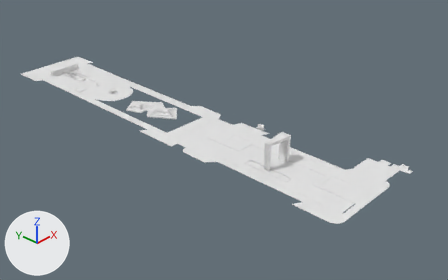
The Blender file Assets/praça das aguas/ciclovia.blend as it was, and as the next commit left it.
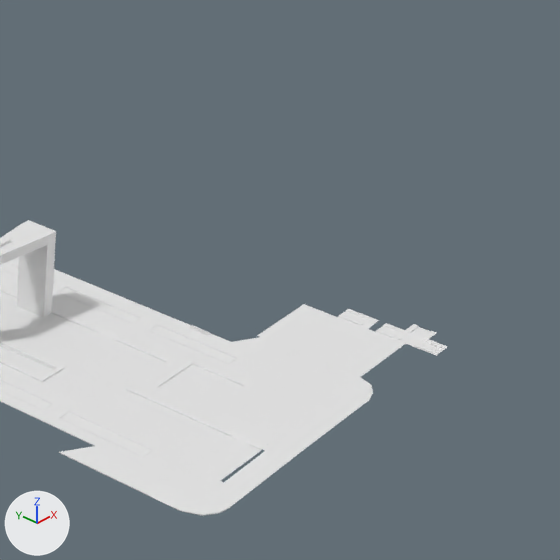
Each version appears first whole from a 50 mm lens placed at (-235.6, -313.9, 171.9), pointed at (17.8, -76.3, -11.7), and next in a close-up on the part from 61% to 100% of the width and 23% to 85% of the height. The lights are fixed; the arrows at lower left show +X, +Y and +Z. Materials are left out; every surface is plain grey.

The older version as bpy lines, for what is in view:
```python
me_cube = bpy.data.meshes.new('Cube')
me_cube.from_pydata(...)  # 8 vertices, 3 faces; spans x -19.5..15.5, y -10.8..32.5, z 18.9
me_cube.materials.append(mat_asfalto)
me_plane_007 = bpy.data.meshes.new('Plane.007')
me_plane_007.from_pydata(...)  # 40 vertices, 37 faces; spans x -8.6..7.9, y 3.0..9.0, z -0.5..16.0
me_plane_029 = bpy.data.meshes.new('Plane.029')
me_plane_029.from_pydata(...)  # 143 vertices, 120 faces; spans x 0.0..3.83, y 0.0..6.0, z 0.0..0.19
# faces by material slot: [101, 12, 7]
me_plane_029.materials.append(mat_material_004)
me_plane_029.materials.append(mat_calcada)
me_plane_029.materials.append(mat_gr_ama)
me_plane_032 = bpy.data.meshes.new('Plane.032')
me_plane_032.from_pydata(...)  # 207 vertices, 191 faces; spans x 0.0..7.0, y 0.0..5.79, z 0.0..0.19
# faces by material slot: [135, 20, 8, 4, 18, 6]
me_plane_032.materials.append(mat_material_005)
me_plane_032.materials.append(mat_calcada_001)
me_plane_032.materials.append(mat_gr_ama_001)
me_plane_032.materials.append(mat_material_004)
me_plane_032.materials.append(mat_material_009)
me_plane_032.materials.append(mat_calcada_004)
ob_cube_001 = bpy.data.objects.new('Cube.001', me_cube)
ob_cube_001.location = (34.4, -180.1, -8.0)
ob_cube_001.scale = (0.428, 0.456, 0.428)
ob_plane_006 = bpy.data.objects.new('Plane.006', me_plane_029)
ob_plane_006.location = (41.0, -177.8, 0.1)
ob_plane_006.scale = (0.945, 1.0, 1.0)
ob_plane_007 = bpy.data.objects.new('Plane.007', me_plane_032)
ob_plane_007.location = (41.0, -185.0, 0.1)
ob_plane_007.scale = (0.945, 1.0, 1.0)
_m = ob_plane_007.modifiers.new('Mirror', 'MIRROR')
_m.use_axis = (False, True, False)
ob_portal_do_milenium = bpy.data.objects.new('portal do milenium', me_plane_007)
ob_portal_do_milenium.location = (0.5, -137.9, 0.0)
# also in view: 'jardim.007' at (-15.9, -164.5, 0.0); 'chaoFinal' at (0.5, -50.0, -0.2); 'piscina agua' at (-7.7, -132.9, -0.1); 'jardim.001' at (16.1, -139.4, 0.2); 'grama.001' at (5.8, -132.7, 0.0)
```
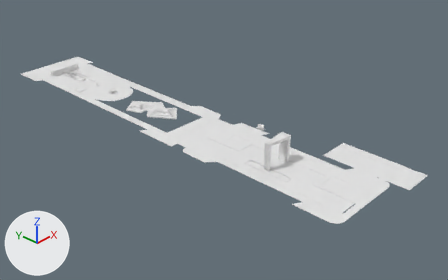
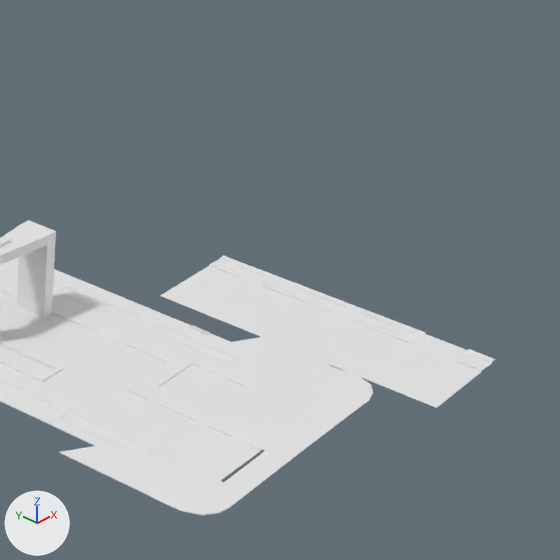
Where the change shows, as pixel boxes [x1, y1, x2, y2] in the close-ups (560 x 560 px):
'Cube.001', reshaped, moved, rescaled (7% narrower): before [257, 304, 405, 377]; after [247, 299, 384, 368]
'Cube.002', added: after [339, 335, 481, 408]
'Cube.003', added: after [160, 266, 293, 331]
'Plane.007', reshaped, moved, rescaled, modifiers changed (39% wider, 32% taller): before [376, 323, 447, 356]; after [209, 255, 308, 299]
'Plane.008', added: after [385, 323, 496, 372]
'Plane.006', reshaped, moved (152% wider, 129% taller): before [338, 309, 379, 329]; after [294, 288, 399, 335]
part 2 of me_cube, added: after [247, 299, 384, 368]

Edits to the bpy script that builds the scene:
```text
Change me_plane_029:
    used by ob_plane_006; location = (41.0, -177.8, 0.1); scale = (0.945, 1.0, 1.0)
    remove me_plane_029.from_pydata(...)  # 143 vertices, 120 faces; spans x 0.0..3.83, y 0.0..6.0, z 0.0..0.19
    add me_plane_029.from_pydata(...)  # 269 vertices, 240 faces; spans x 0.0..5.0, y -8.93..8.93, z 0.0..0.27
    me_plane_029 part 1: 142 vertices removed from x 0.0..3.83, y 0.0..6.0, z 0.0..0.19; 268 vertices added at x 0.0..5.0, y -8.93..8.93, z 0.0..0.27
Change me_cube:
    where me_cube.from_pydata(...)  # 8 vertices, 3 faces; spans x -19.5..15.5, y -10.8..32.5, z 18.9
    used by ob_cube_001; location = (34.4, -180.1, -8.0); scale = (0.428, 0.456, 0.428)
    verts and faces of me_cube; kept vertices keep their numbers, new ones are numbered from 8
    me_cube part 2
    add verts[8] = (0.0, -8.9, 0.0)  # pixel (338, 368)
    add verts[9] = (0.0, 9.0, 0.0)  # pixel (246, 330)
    add verts[10] = (0.0, 0.1, 0.0)  # pixel (291, 349)
    add for new, old in zip([11, 12, 13], [8, 9, 10]): verts[new] = verts[old] + (7.5, 0.0, 0.0)
    add for new, old in zip([14, 15, 16], [11, 12, 13]): verts[new] = verts[old] + (7.5, 0.0, 0.0)
    add faces += [(8, 11, 13, 10), (11, 14, 16, 13), (9, 10, 13, 12), (12, 13, 16, 15)]
Change me_plane_032:
    used by ob_plane_007; location = (41.0, -185.0, 0.1); scale = (0.945, 1.0, 1.0)
    remove me_plane_032.from_pydata(...)  # 207 vertices, 191 faces; spans x 0.0..7.0, y 0.0..5.79, z 0.0..0.19
    add me_plane_032.from_pydata(...)  # 269 vertices, 240 faces; spans x 0.0..5.0, y -8.93..8.93, z 0.0..0.27
    me_plane_032 part 3: 206 vertices removed from x 0.0..7.0, y 0.0..5.79, z 0.0..0.19; 268 vertices added at x 0.0..5.0, y -8.93..8.93, z 0.0..0.27
Add me_cube_008:
    me_cube_008.from_pydata([(0.0, -8.9, 0.0), (15.0, -8.9, 0.0), (7.5, -8.9, 0.0), (0.0, 9.0, 0.0), (15.0, 9.0, 0.0), (0.0, 0.1, 0.0), (15.0, 0.1, 0.0), (7.5, 9.0, 0.0), (7.5, 0.1, 0.0)], [], [(8, 5, 0, 2), (8, 2, 1, 6), (8, 7, 3, 5), (4, 7, 8, 6)])
Add me_cube_003:
    me_cube_003.from_pydata([(0.0, -8.9, 0.0), (15.0, -8.9, 0.0), (7.5, -8.9, 0.0), (0.0, 9.0, 0.0), (15.0, 9.0, 0.0), (0.0, 0.1, 0.0), (15.0, 0.1, 0.0), (7.5, 9.0, 0.0), (7.5, 0.1, 0.0)], [], [(8, 5, 0, 2), (8, 2, 1, 6), (8, 7, 3, 5), (4, 7, 8, 6)])
Add me_plane_031:
    me_plane_031.from_pydata(...)  # 318 vertices, 296 faces; spans x -5.0..0.0, y -8.9..8.9, z 0.0..0.3
Change ob_plane_006:
    ob_plane_006.location: (41.0, -177.8, 0.1) -> (41.2, -171.9, 0.1)
Change ob_cube_001:
    ob_cube_001.scale: (0.428, 0.456, 0.428) -> (1.0, 1.0, 1.0)
    ob_cube_001.location: (34.4, -180.1, -8.0) -> (26.2, -172.0, 0.1)
Change ob_plane_007:
    ob_plane_007.scale: (0.945, 1.0, 1.0) -> (1.0, 1.0, 1.0)
    remove _m = ob_plane_007.modifiers.new('Mirror', 'MIRROR')
    remove _m.use_axis = (False, True, False)
    ob_plane_007.location: (41.0, -185.0, 0.1) -> (41.2, -154.0, 0.1)
Add ob_cube_003:
    ob_cube_003 = bpy.data.objects.new('Cube.003', me_cube_008)
    ob_cube_003.location = (26.2, -154.1, 0.1)
Add ob_cube_002:
    ob_cube_002 = bpy.data.objects.new('Cube.002', me_cube_003)
    ob_cube_002.location = (26.2, -189.8, 0.1)
Add ob_plane_008:
    ob_plane_008 = bpy.data.objects.new('Plane.008', me_plane_031)
    ob_plane_008.location = (46.2, -189.8, 0.1)
```
